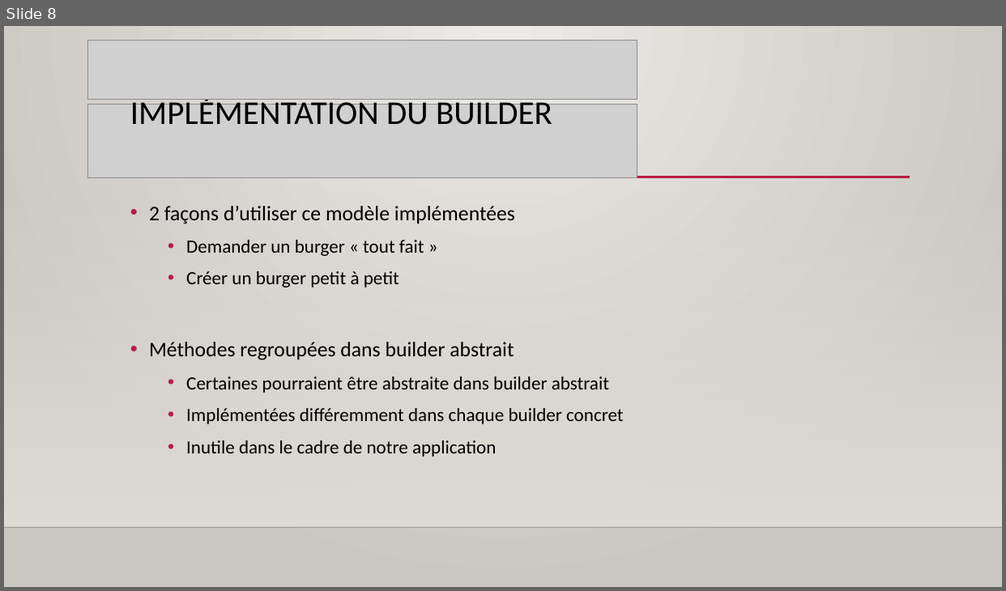
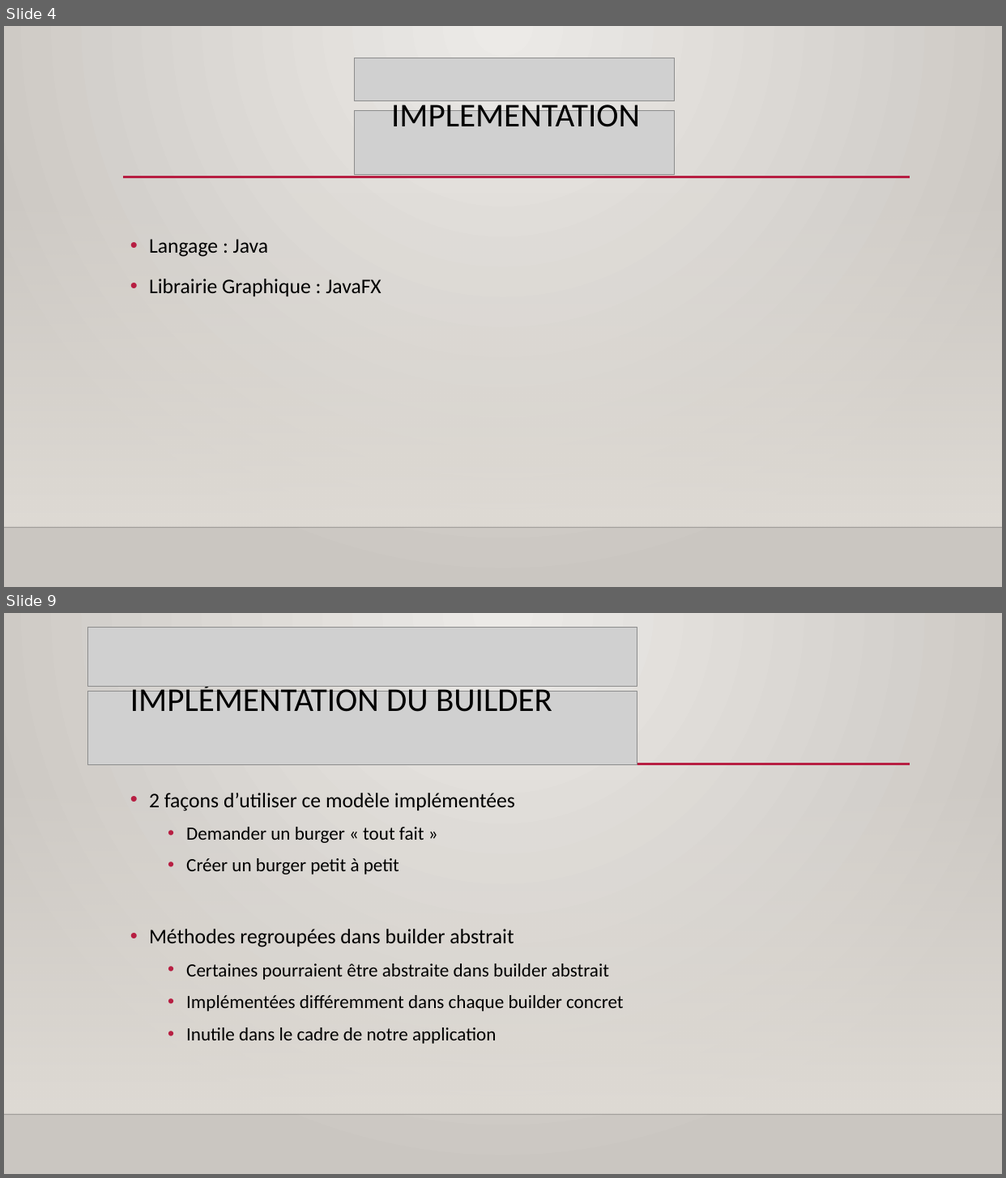
Before and after one commit to Jeremie-Chatillon/MCR_Presentation_Monteur, a slide deck: gamePrésentation/Burger Builder.pptx. Shown one above the other, each under a label of ours: slide 8 before the commit, slides 4 and 9 after it; the slides between them are not shown. The pictures are 1006x591 and 1006x1178 pixels, drawn with LibreOffice and Linux fonts; fonts in the diff are those of the drawing; grey boxes stand for pictures; background and template pictures are left out. Boxes give left, top, right and bottom in pixels: in the first picture for what was removed or moved away, otherwise in the second. Text is boxed around its words. In the diff, an @@ line names an element or a change of style, - is before the commit and + after.

```diff
--- a/gamePrésentation/Burger Builder.pptx
+++ b/gamePrésentation/Burger Builder.pptx
@@ slide 4 added at (4, 26, 1002, 587), background gradient #ECEAE7 to #CAC7C1; not listed: 3 template elements that a slide beside it also shows @@
@@ picture added at (355, 58, 675, 101) @@
@@ picture added at (355, 110, 675, 174) @@
@@ title added at (391, 101, 640, 127), 32 pt, text #000000 @@
+IMPLEMENTATION
@@ text added at (149, 239, 381, 297), 20 pt, text #000000 @@
+• Langage : Java
+• Librairie Graphique : JavaFX
@@ what was slide 8 is now slide 9 @@
```
Also in this commit, not shown: 4 slides changed, 3 other slides added, 4 slides removed, 8 other files.
